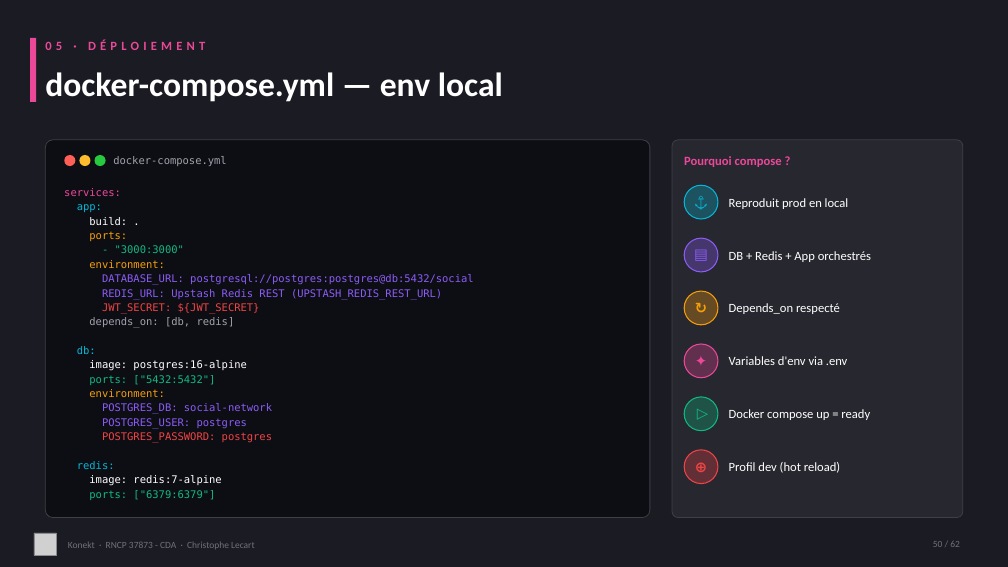
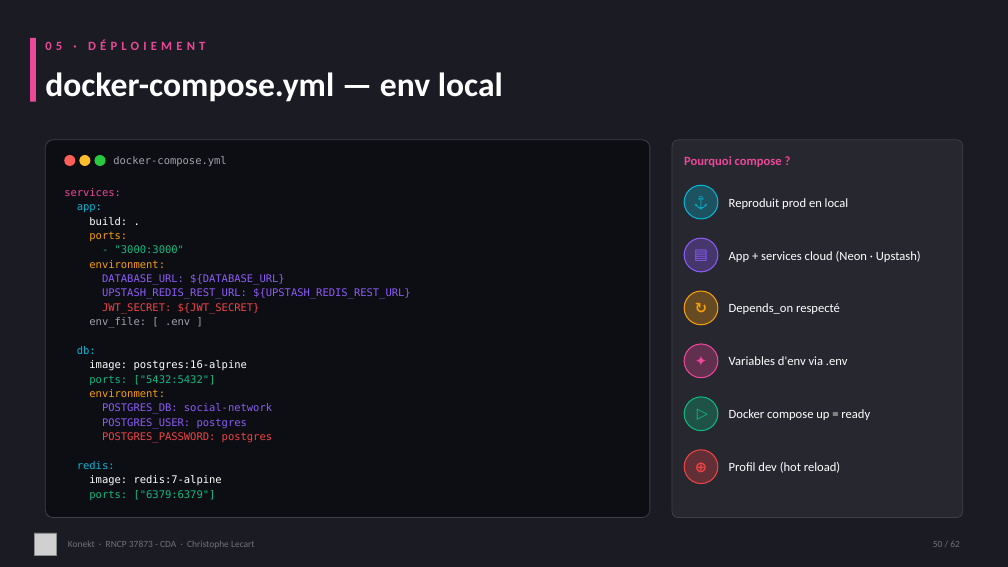
Before and after one commit to CLecart/social-network, a slide deck: slide 50 of dossier-certification/00-presentation/Konekt_RNCP_37873_Support_Visuel.pptx. Drawn at 1008x567 pixels with LibreOffice and Linux fonts; fonts in the diff are those of the drawing; grey boxes stand for pictures. Boxes give left, top, right and bottom in pixels: in the first picture for what was removed or moved away, otherwise in the second. Text is boxed around its words. In the diff, an @@ line names an element or a change of style, - is before the commit and + after.

```diff
--- a/dossier-certification/00-presentation/Konekt_RNCP_37873_Support_Visuel.pptx
+++ b/dossier-certification/00-presentation/Konekt_RNCP_37873_Support_Visuel.pptx
@@ text at box(729, 251, 921, 262): text changed @@
-DB + Redis + App orchestrés
+App + services cloud (Neon · Upstash)
@@ text at box(102, 288, 411, 299): text changed @@
-REDIS_URL: Upstash Redis REST (UPSTASH_REDIS_REST_URL)
+UPSTASH_REDIS_REST_URL: ${UPSTASH_REDIS_REST_URL}
@@ text at box(102, 274, 285, 285): text changed @@
-DATABASE_URL: postgresql://postgres:postgres@db:5432/social
+DATABASE_URL: ${DATABASE_URL}
@@ text at box(89, 317, 190, 328): text changed @@
-depends_on: [db, redis]
+env_file: [ .env ]
```
Also in this commit, not shown: 5 other slides changed.
